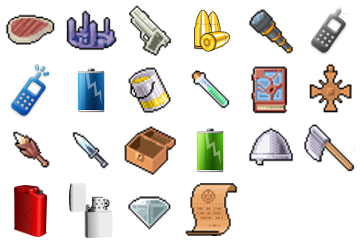
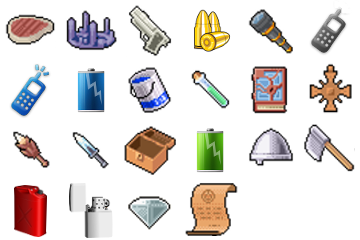
Before/after of a 360x240 layered artwork. What changed in the layer stack:
painted on "Bucket" over [left=131, top=76, right=170, bottom=109]
